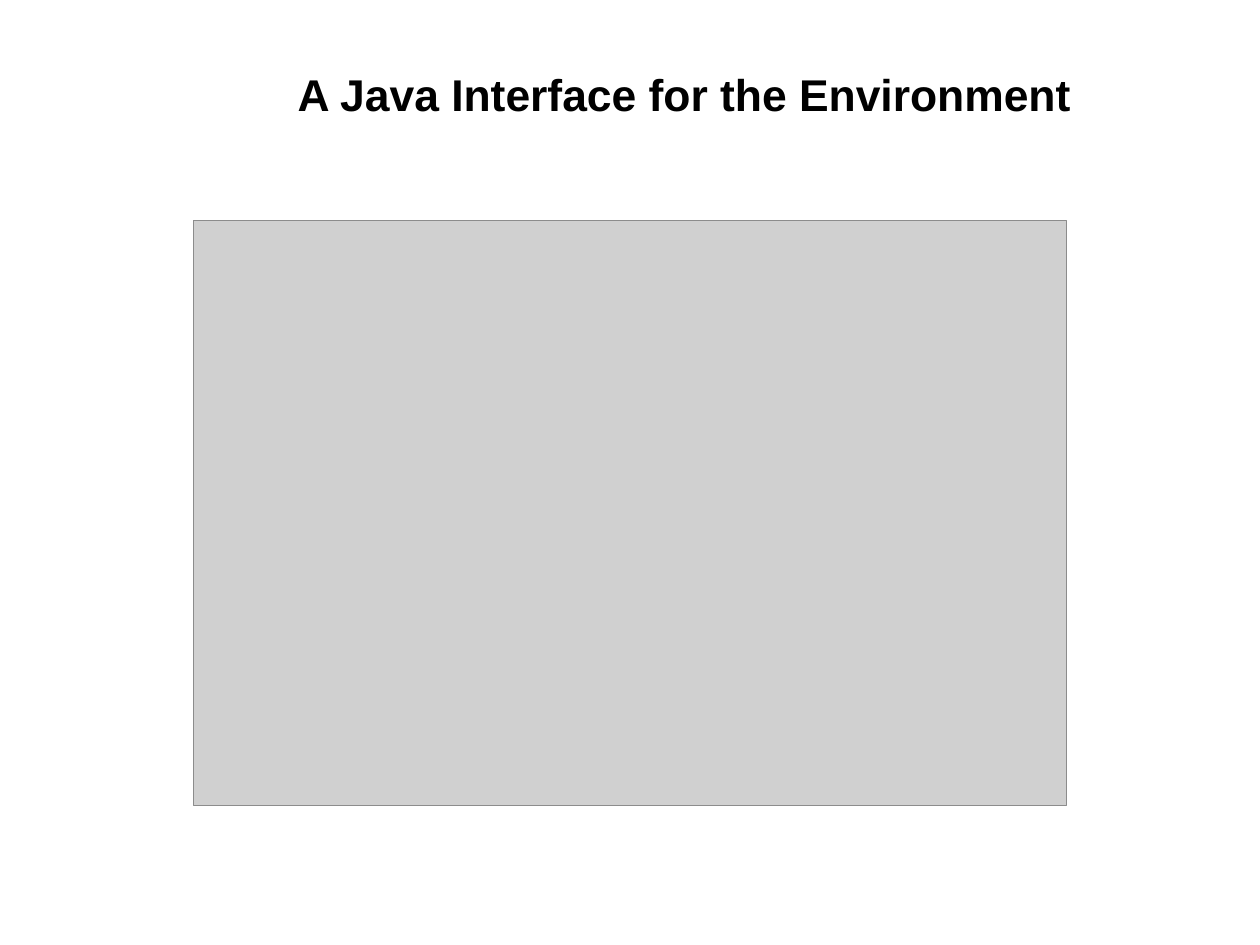
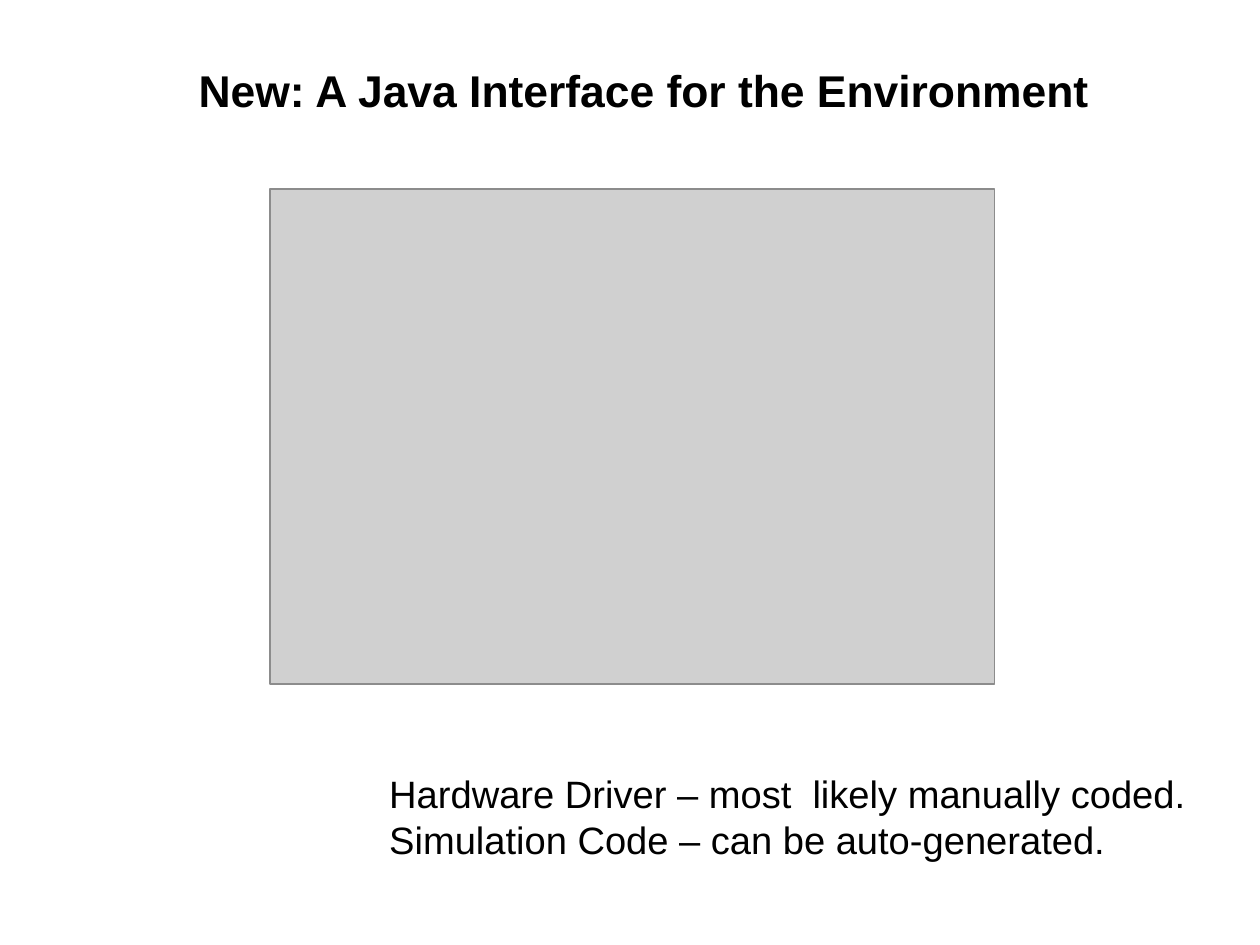
Before and after one commit to weetmuts/rodin-b-sharp-iUML_B_Utils, a slide deck: slide 5 of work/store/Writing/RUDW2014(accepted)/presentation/presentation.odp (slide 4 before the commit). Drawn at 1260x945 pixels with LibreOffice and Linux fonts; fonts in the diff are those of the drawing; grey boxes stand for pictures. Boxes give left, top, right and bottom in pixels: in the first picture for what was removed or moved away, otherwise in the second. Text is boxed around its words. In the diff, an @@ line names an element or a change of style, - is before the commit and + after.

```diff
--- a/work/store/Writing/RUDW2014(accepted)/presentation/presentation.odp
+++ b/work/store/Writing/RUDW2014(accepted)/presentation/presentation.odp
@@ text at (x1=199, y1=74, x2=1088, y2=108): text changed @@
-  A Java Interface for the Environment
+  New: A Java Interface for the Environment
@@ picture resized from (x1=193, y1=221, x2=1067, y2=806) to (x1=270, y1=189, x2=995, y2=684) @@
@@ text added at (x1=389, y1=780, x2=1185, y2=862), 24 pt, text #000000 @@
+Hardware Driver – most likely manually coded.
+Simulation Code – can be auto-generated.
```
Also in this commit, not shown: 3 other slides changed, 1 slide added, 5 other files.
